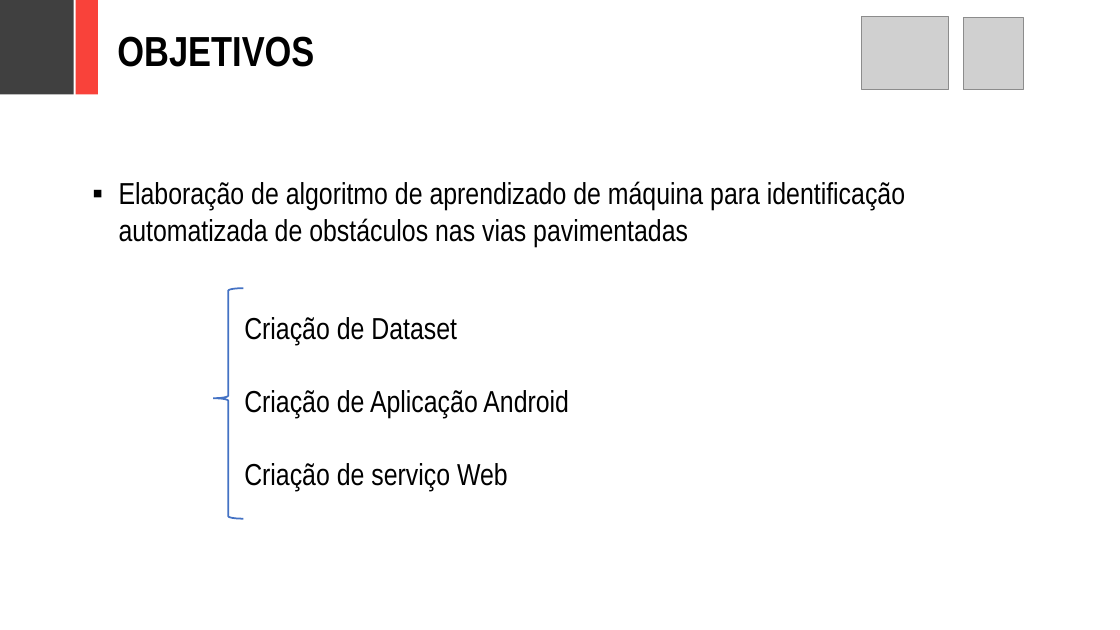
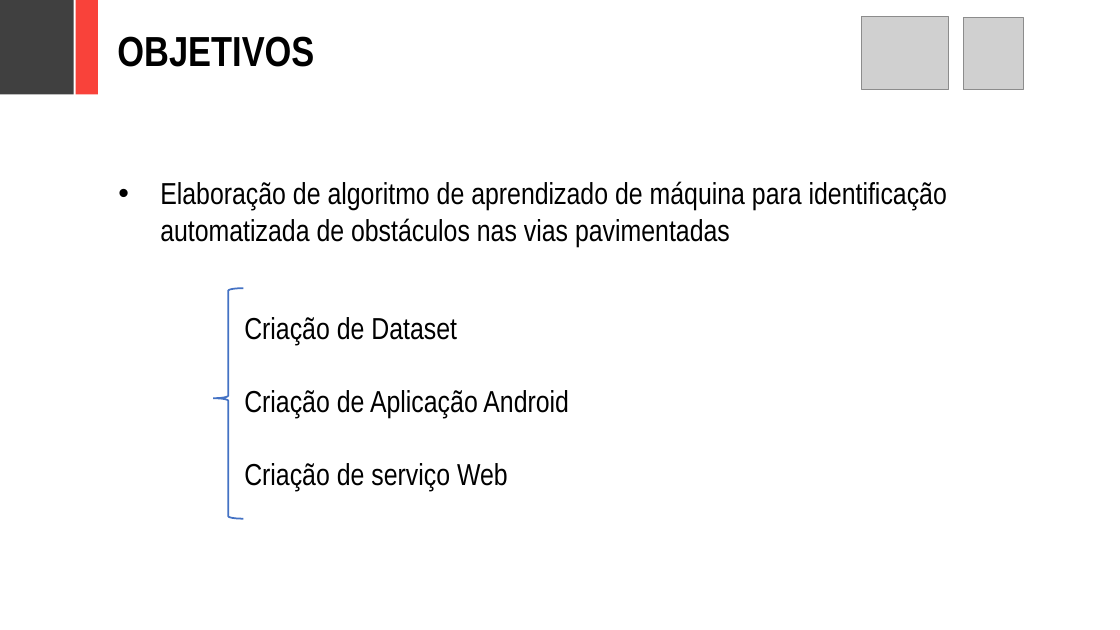
Before and after one commit to adornodev/TCC-Lunar, a slide deck: slide 5 of FinalCourseAssignment/Lunar.pptx. Drawn at 1120x630 pixels with LibreOffice and Linux fonts; fonts in the diff are those of the drawing; grey boxes stand for pictures. Boxes give left, top, right and bottom in pixels: in the first picture for what was removed or moved away, otherwise in the second. Text is boxed around its words. In the diff, an @@ line names an element or a change of style, - is before the commit and + after.

```diff
--- a/FinalCourseAssignment/Lunar.pptx
+++ b/FinalCourseAssignment/Lunar.pptx
@@ text "Elaboração de algoritmo de aprendizado ..." moved from (x1=119, y1=181, x2=905, y2=246) to (x1=160, y1=181, x2=947, y2=246) @@
@@ text "Elaboração de algoritmo de aprendizado ..." at (x1=160, y1=181, x2=947, y2=246): bullet ▪ to • @@
```
Also in this commit, not shown: 18 other slides changed, 1 slide added, 4 slides removed, 2 other files.
